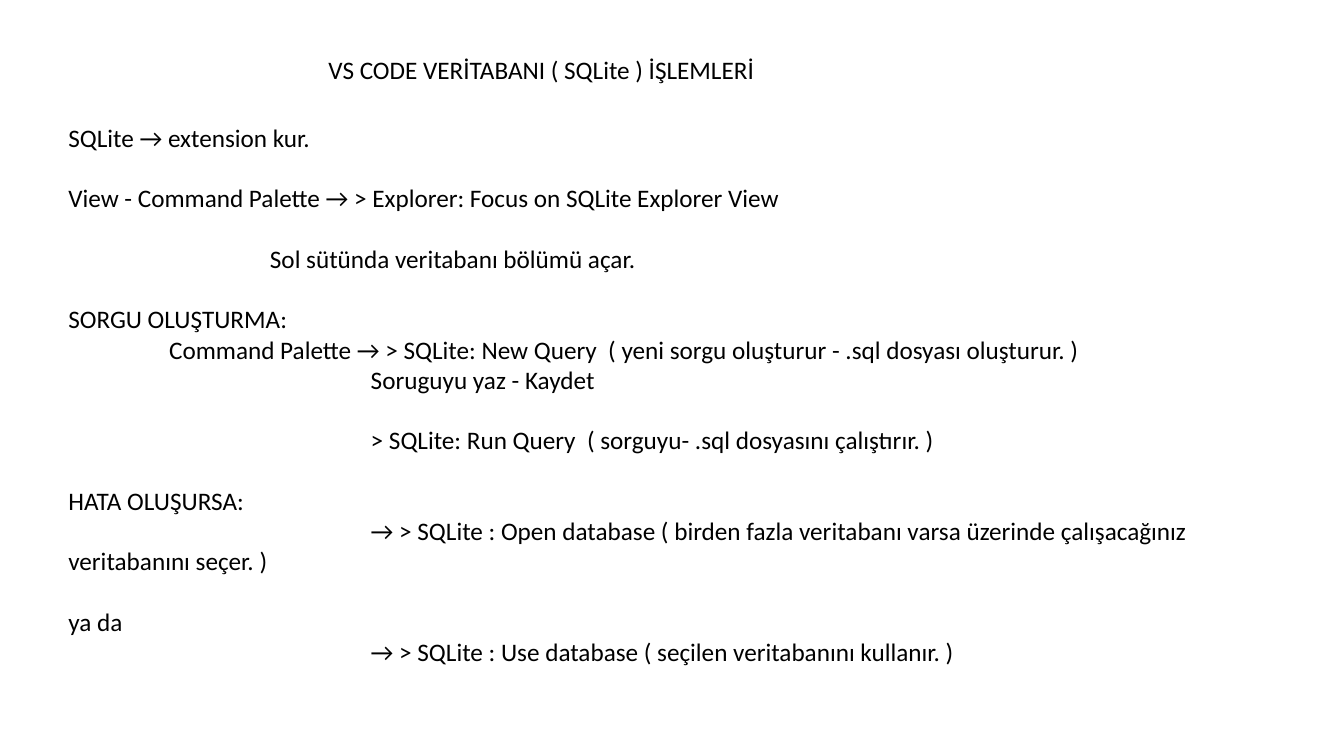
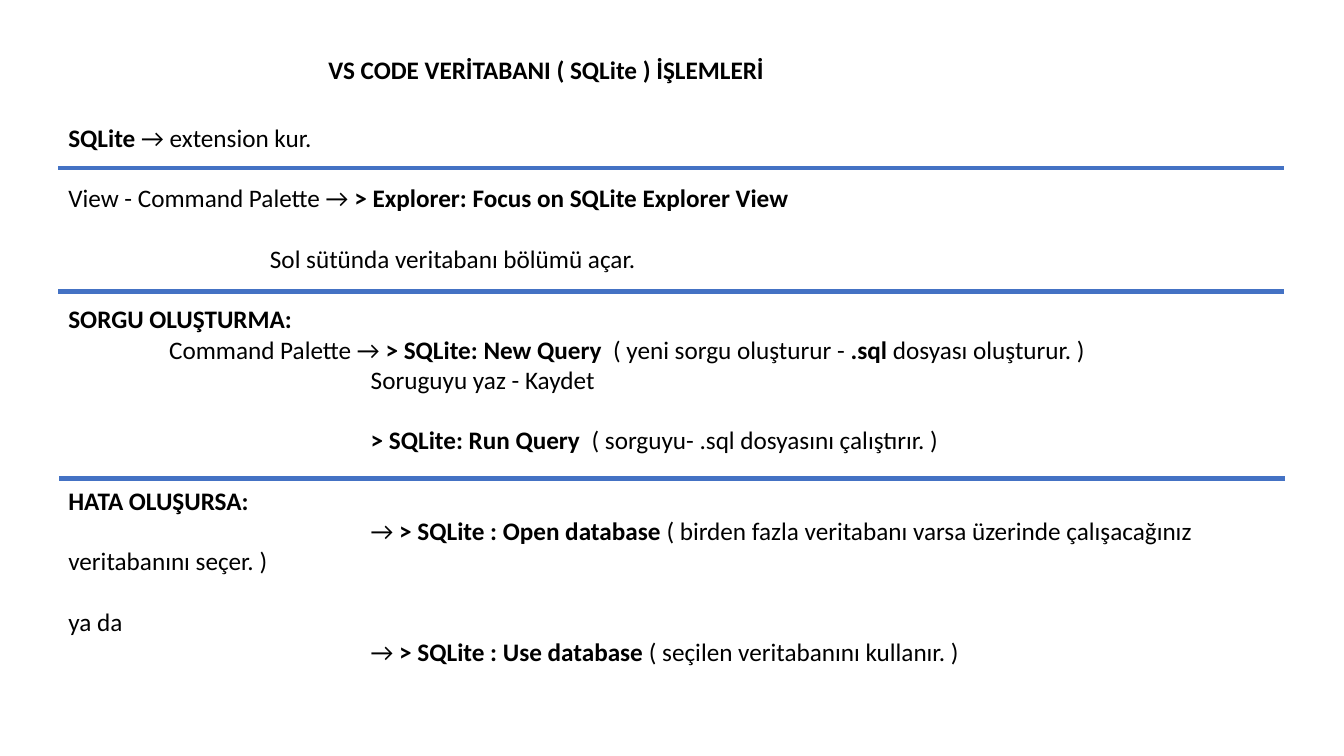
Before and after one commit to celalaksu/Python-Programlama-Kursu, a slide deck: slide 42 of Python txt json Dosyaları ve SQLite Veritabanı.pptx (slide 39 before the commit). Drawn at 1344x756 pixels with LibreOffice and Linux fonts; fonts in the diff are those of the drawing. Boxes give left, top, right and bottom in pixels: in the first picture for what was removed or moved away, otherwise in the second. Text is boxed around its words. In the diff, an @@ line names an element or a change of style, - is before the commit and + after.

```diff
--- a/Python txt json Dosyaları ve SQLite Veritabanı.pptx
+++ b/Python txt json Dosyaları ve SQLite Veritabanı.pptx
@@ text "VS CODE VERİTABANI ( SQLite ..." at [328,59,763,84]: bold on @@
@@ text at [68,129,1191,666]: bold on in "SQLite", "> Explorer: Focus on SQLite Explorer View", "SORGU OLUŞTURMA:", "> SQLite: New Query .sql" and 4 more places @@
@@ line added from (58, 168) to (1285, 168), #4472C4 3 pt @@
@@ line added from (58, 291) to (1285, 291), #4472C4 3 pt @@
@@ line added from (59, 479) to (1286, 479), #4472C4 3 pt @@
```
Also in this commit, not shown: 17 other slides changed, 7 slides added, 1 slide removed.
